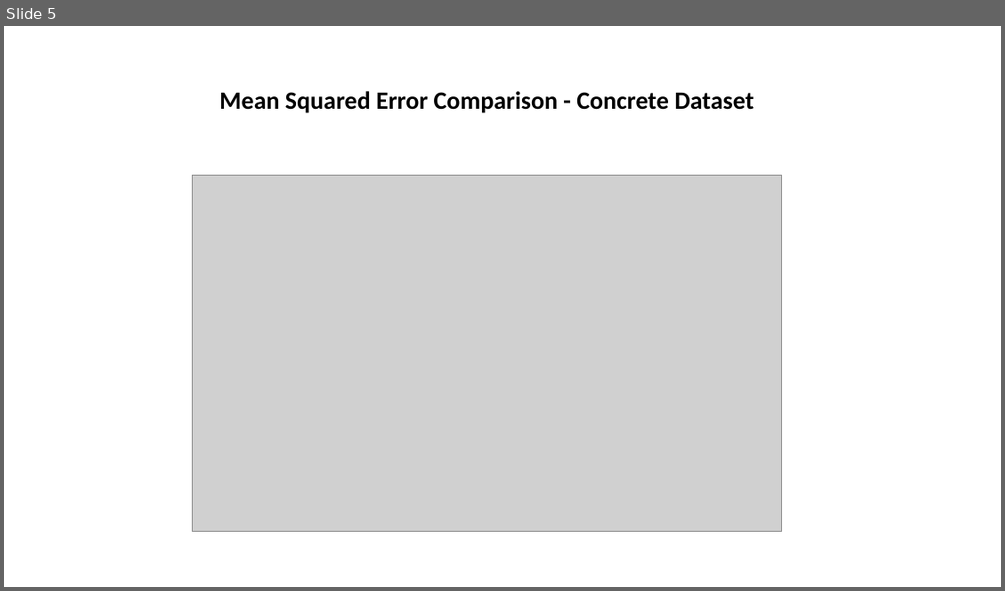
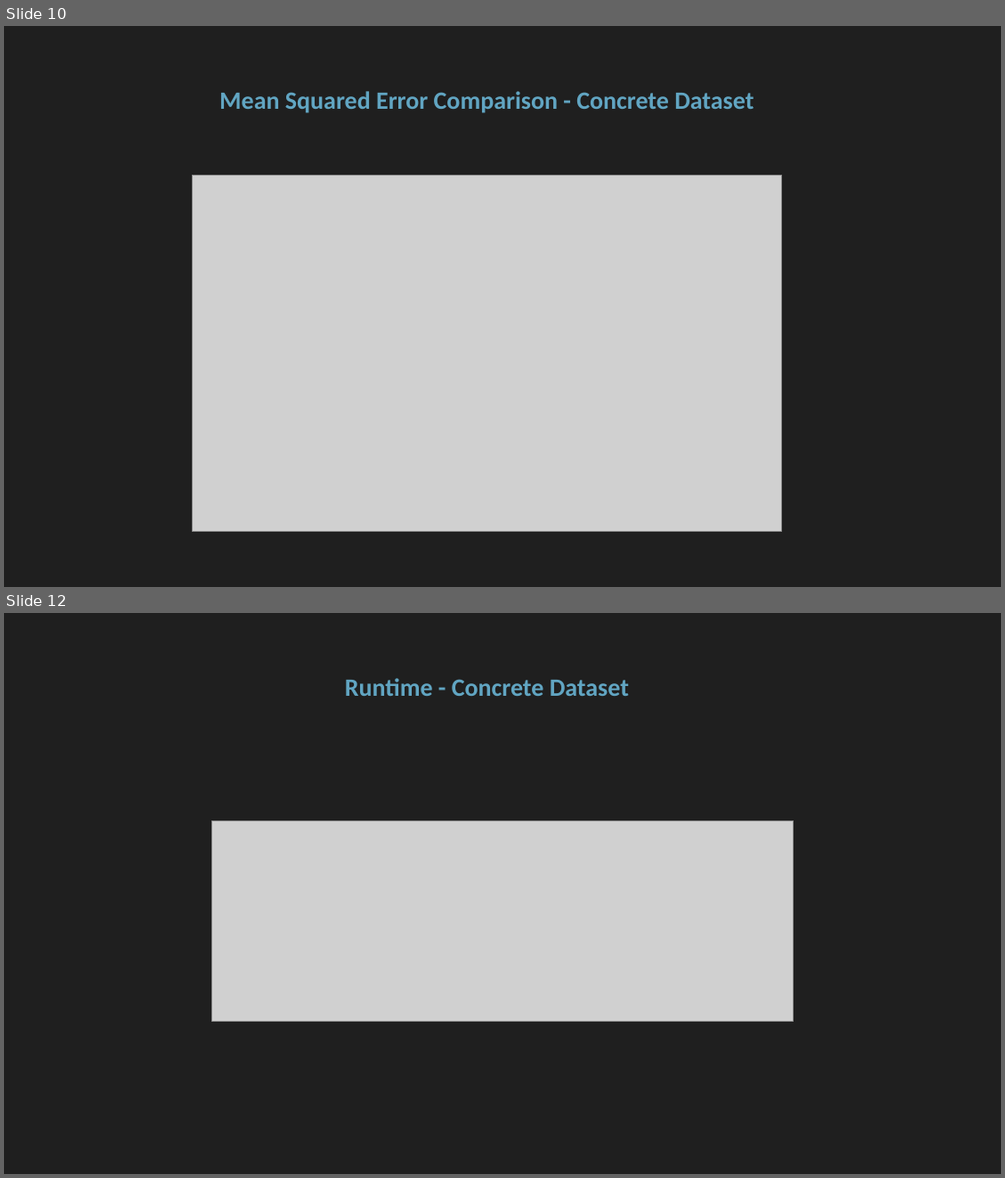
Before and after one commit to floengl/Machine-Learning, a slide deck: Exercise_2/Exercie2_slides.pptx. Shown one above the other, each under a label of ours: slide 5 before the commit, slides 10 and 12 after it; the slides between them are not shown. The pictures are 1005x591 and 1005x1178 pixels, drawn with LibreOffice and Linux fonts; fonts in the diff are those of the drawing; grey boxes stand for pictures. Boxes give left, top, right and bottom in pixels: in the first picture for what was removed or moved away, otherwise in the second. Text is boxed around its words. In the diff, an @@ line names an element or a change of style, - is before the commit and + after.

```diff
--- a/Exercise_2/Exercie2_slides.pptx
+++ b/Exercise_2/Exercie2_slides.pptx
@@ slide 12 added at (4,613,1001,1174), background #1F1F1F @@
@@ title added at (345,678,629,696), 24 pt, text #61A5C2, bold @@
+Runtime - Concrete Dataset
@@ picture added at (212,821,793,1022) @@
@@ what was slide 5 is now slide 10 @@
@@ slide 10 changed as well @@
@@ background #FFFFFF to #1F1F1F @@
@@ title "Mean Squared Error Comparison - ..." at (219,91,753,113): text colour #000000 to #61A5C2 @@
```
Also in this commit, not shown: 4 other slides changed, 9 other slides added, 3 other files.
